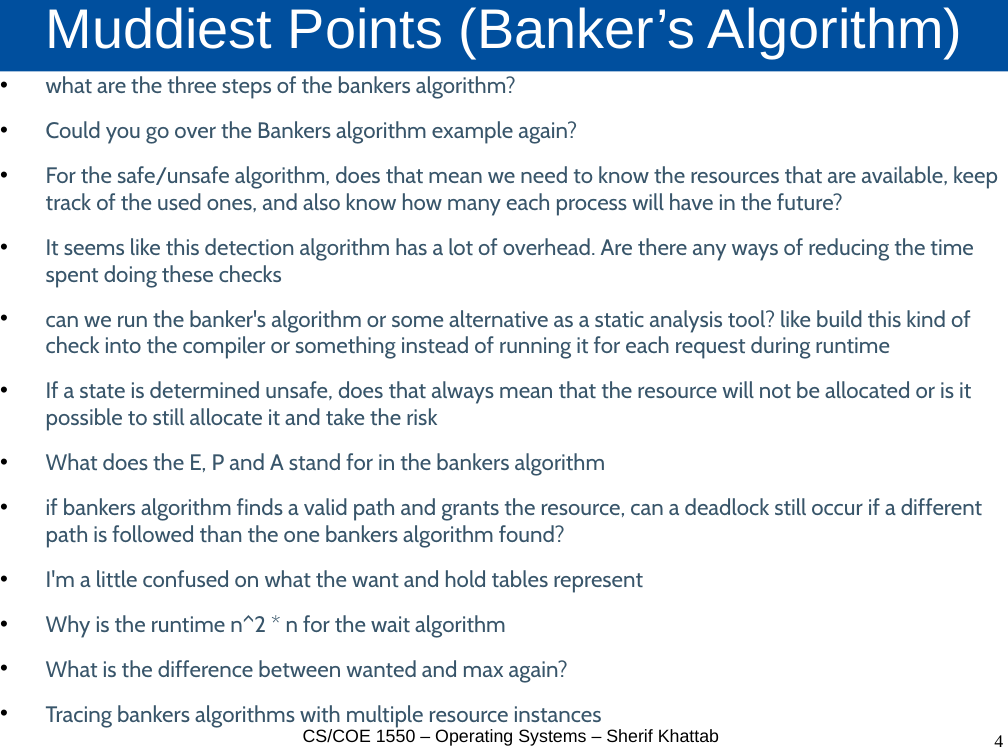
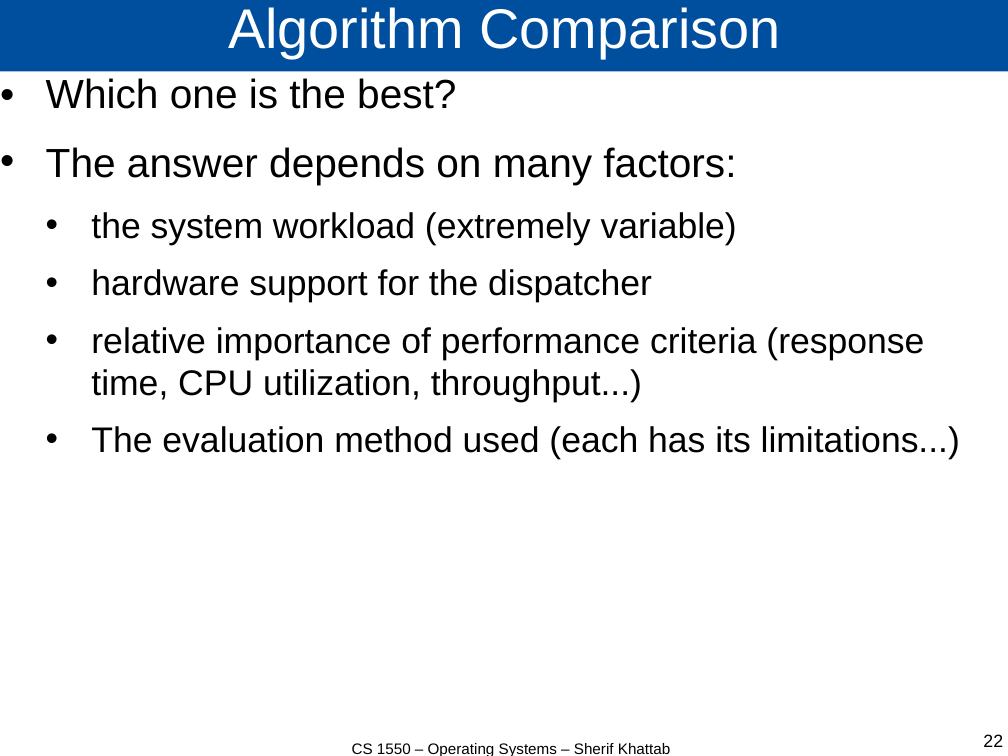
Before and after one commit to cs1550-2244/cs1550-code-handouts, a slide deck: slide 22 of DraftSlides/Lecture15.pptx (slide 4 before the commit). Drawn at 1008x756 pixels with LibreOffice and Linux fonts; fonts in the diff are those of the drawing. Boxes give left, top, right and bottom in pixels: in the first picture for what was removed or moved away, otherwise in the second. Text is boxed around its words. In the diff, an @@ line names an element or a change of style, - is before the commit and + after.

Commit message:
Lecture 15

```diff
--- a/DraftSlides/Lecture15.pptx
+++ b/DraftSlides/Lecture15.pptx
@@ title at [228,7,780,58]: text changed @@
-Muddiest Points (Banker’s Algorithm)
+Algorithm Comparison
@@ text at [46,78,960,460]: text changed; size 17.6 to 28 pt; font Cabin to Arial; text colour #38556A to #000000 @@
-• what are the three steps of the bankers algorithm?
-• Could you go over the Bankers algorithm example again?
-• For the safe/unsafe algorithm, does that mean we need to know the resources that are available, keep track of the used ones, and also know how many each process will have in the future?
-• It seems like this detection algorithm has a lot of overhead. Are there any ways of reducing the time spent doing these checks
-• can we run the banker's algorithm or some alternative as a static analysis tool? like build this kind of check into the compiler or something instead of running it for each request during runtime
-• If a state is determined unsafe, does that always mean that the resource will not be allocated or is it possible to still allocate it and take the risk
-• What does the E, P and A stand for in the bankers algorithm
-• if bankers algorithm finds a valid path and grants the resource, can a deadlock still occur if a different path is followed than the one bankers algorithm found?
-• I'm a little confused on what the want and hold tables represent
-• Why is the runtime n^2 * n for the wait algorithm
-• What is the difference between wanted and max again?
-• Tracing bankers algorithms with multiple resource instances
+• Which one is the best?
+• The answer depends on many factors:
+  • the system workload (extremely variable)
+  • hardware support for the dispatcher
+  • relative importance of performance criteria (response time, CPU utilization, throughput...)
+  • The evaluation method used (each has its limitations...)
@@ text "CS 1550 – Operating Systems ..." at [352,743,670,756]: vertical alignment top to middle @@
@@ text at [352,743,670,756]: text changed; size 14 to 12 pt @@
-CS/COE 1550 – Operating Systems – Sherif Khattab
+CS 1550 – Operating Systems – Sherif Khattab
@@ page number at [983,734,1003,747]: text changed; font Times New Roman to Arial @@
-4
+22
```
Also in this commit, not shown: 7 other slides changed, 38 slides added, 1 slide removed, 2 other files.
